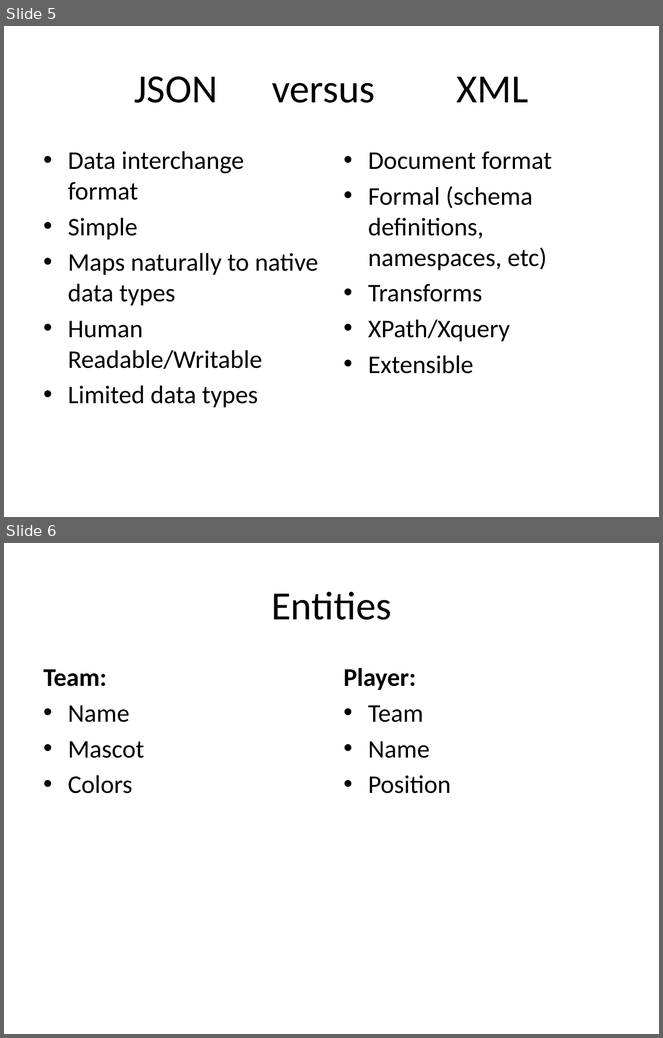
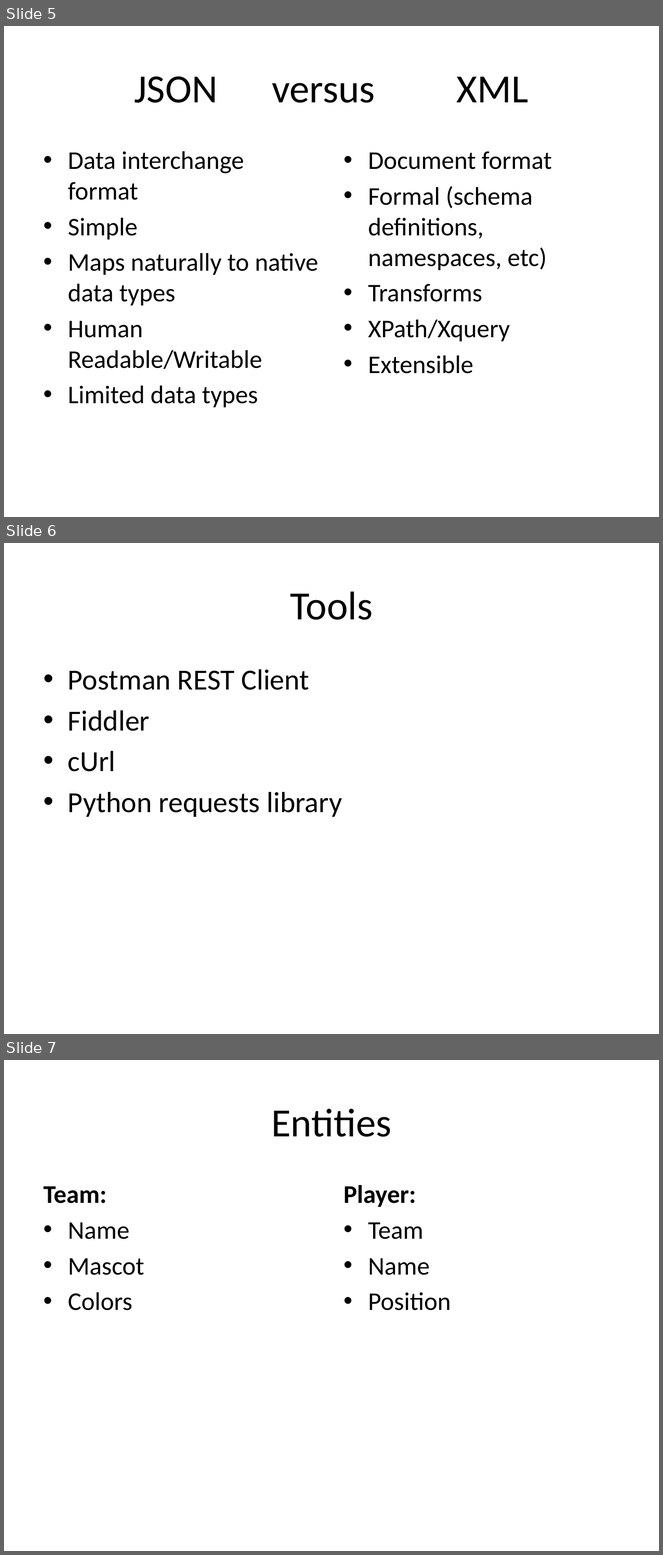
Before and after one commit to rmorlok/RESTfulServicesInPythonPresentation, a slide deck: RESTfulAppEngine.pptx. Shown one above the other, each under a label of ours: slides 5 and 6 before the commit, slides 5, 6 and 7 after it. The pictures are 663x1038 and 663x1555 pixels, drawn with LibreOffice and Linux fonts; fonts in the diff are those of the drawing. Boxes give left, top, right and bottom in pixels: in the first picture for what was removed or moved away, otherwise in the second. Text is boxed around its words. In the diff, an @@ line names an element or a change of style, - is before the commit and + after.

```diff
--- a/RESTfulAppEngine.pptx
+++ b/RESTfulAppEngine.pptx
@@ slide 6 added at box(4, 543, 659, 1034), background #FFFFFF @@
@@ title added at box(290, 591, 373, 620), 44 pt, text #000000 @@
+Tools
@@ text added at box(68, 669, 342, 817), 32 pt, text #000000 @@
+• Postman REST Client
+• Fiddler
+• cUrl
+• Python requests library
@@ what was slide 6 is now slide 7 @@
```
Also in this commit, not shown: 7 other files.
